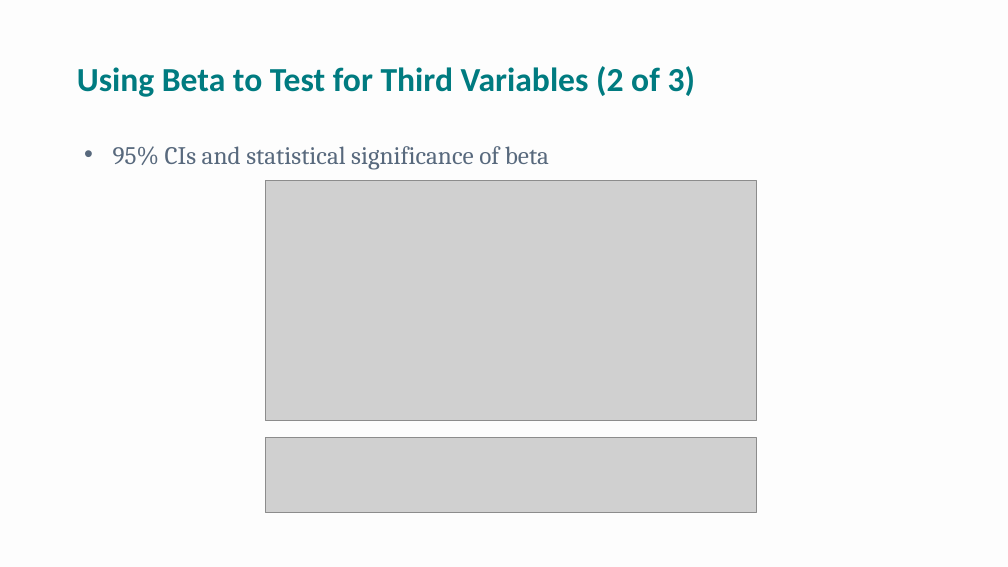
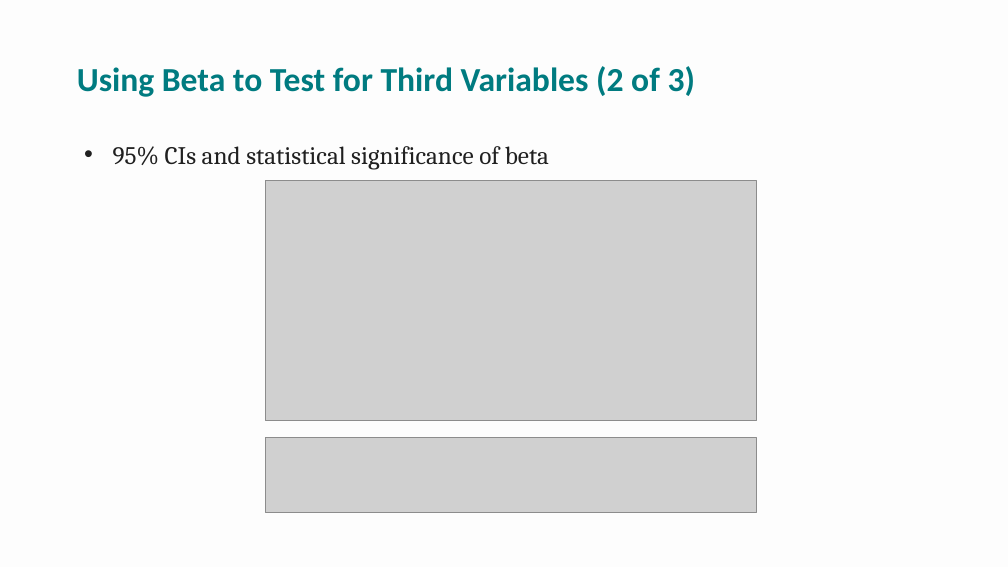
Before and after one commit to npm27/Teaching-Materials, a slide deck: slide 19 of Research Methods/Spring 26/Slides/9 Chapter 9.pptx (slide 16 before the commit). Drawn at 1008x567 pixels with LibreOffice and Linux fonts; fonts in the diff are those of the drawing; grey boxes stand for pictures. Boxes give left, top, right and bottom in pixels: in the first picture for what was removed or moved away, otherwise in the second. Text is boxed around its words. In the diff, an @@ line names an element or a change of style, - is before the commit and + after.

```diff
--- a/Research Methods/Spring 26/Slides/9 Chapter 9.pptx
+++ b/Research Methods/Spring 26/Slides/9 Chapter 9.pptx
@@ text "95% CIs and statistical significance ..." at box(113, 146, 549, 170): text colour #58697D to #202020 @@
```
Also in this commit, not shown: 7 other slides changed, 10 slides added, 4 slides removed, 1 other file.
